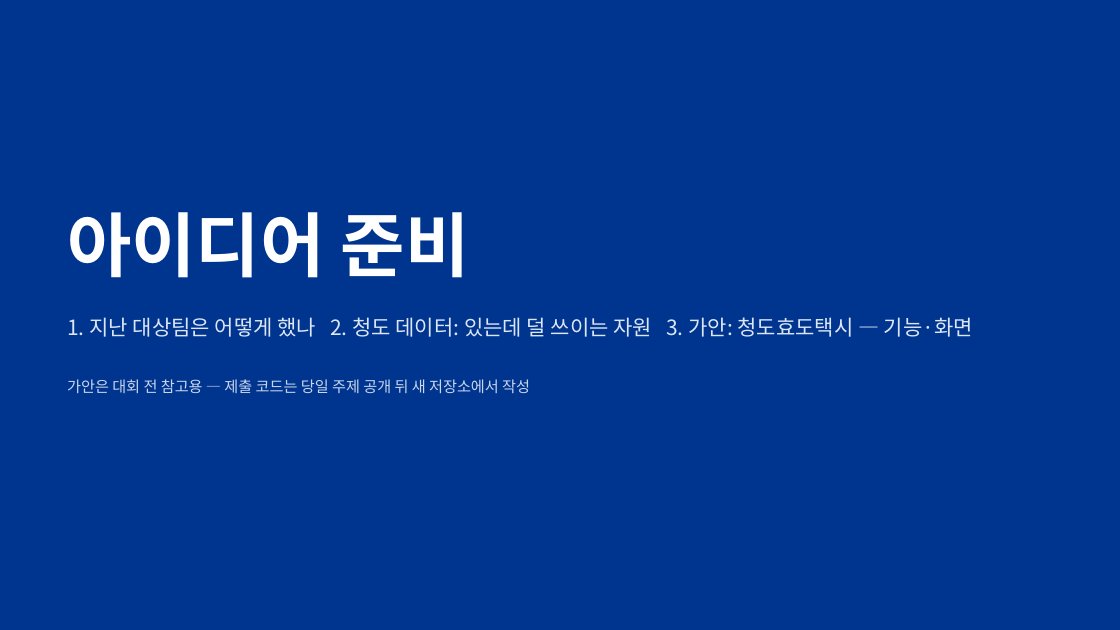
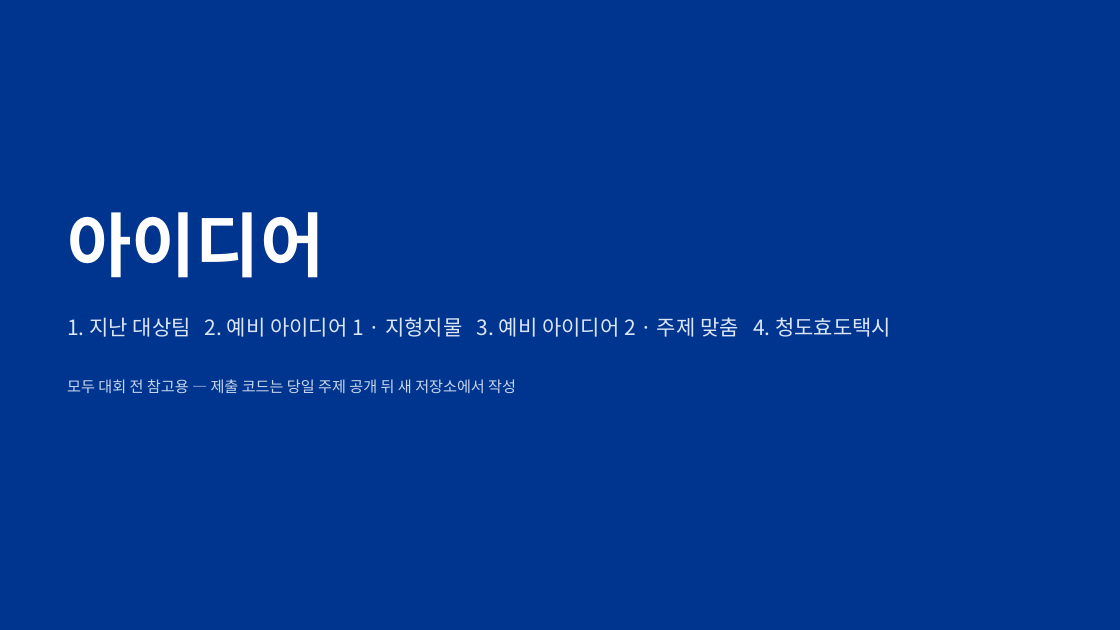
Before and after one commit to fordgril307-wq/Cheongdo_Hackathon, a slide deck: slide 15 of docs/team-brief/청도해커톤_팀브리프.pptx (slide 8 before the commit). Drawn at 1120x630 pixels with LibreOffice and Linux fonts; fonts in the diff are those of the drawing. Boxes give left, top, right and bottom in pixels: in the first picture for what was removed or moved away, otherwise in the second. Text is boxed around its words. In the diff, an @@ line names an element or a change of style, - is before the commit and + after.

```diff
--- a/docs/team-brief/청도해커톤_팀브리프.pptx
+++ b/docs/team-brief/청도해커톤_팀브리프.pptx
@@ text at (67,212,325,278): text changed @@
-아이디어 준비
+아이디어
@@ text at (67,317,891,337): text changed @@
-1. 지난 대상팀은 어떻게 했나 2. 청도 데이터: 있는데 덜 쓰이는 자원 3. 가안: 청도효도택시 — 기능·화면
+1. 지난 대상팀 2. 예비 아이디어 1 · 지형지물 3. 예비 아이디어 2 · 주제 맞춤 4. 청도효도택시
@@ text at (67,379,516,393): text changed @@
-가안은 대회 전 참고용 — 제출 코드는 당일 주제 공개 뒤 새 저장소에서 작성
+모두 대회 전 참고용 — 제출 코드는 당일 주제 공개 뒤 새 저장소에서 작성
```
Also in this commit, not shown: 9 other slides changed, 2 slides added, 3 other files.
